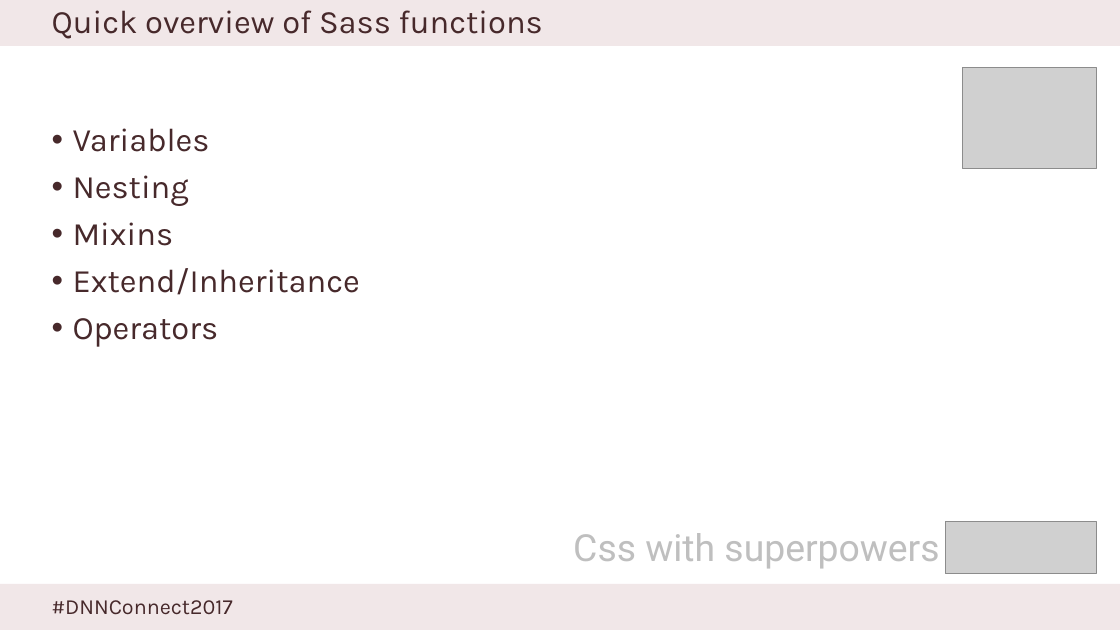
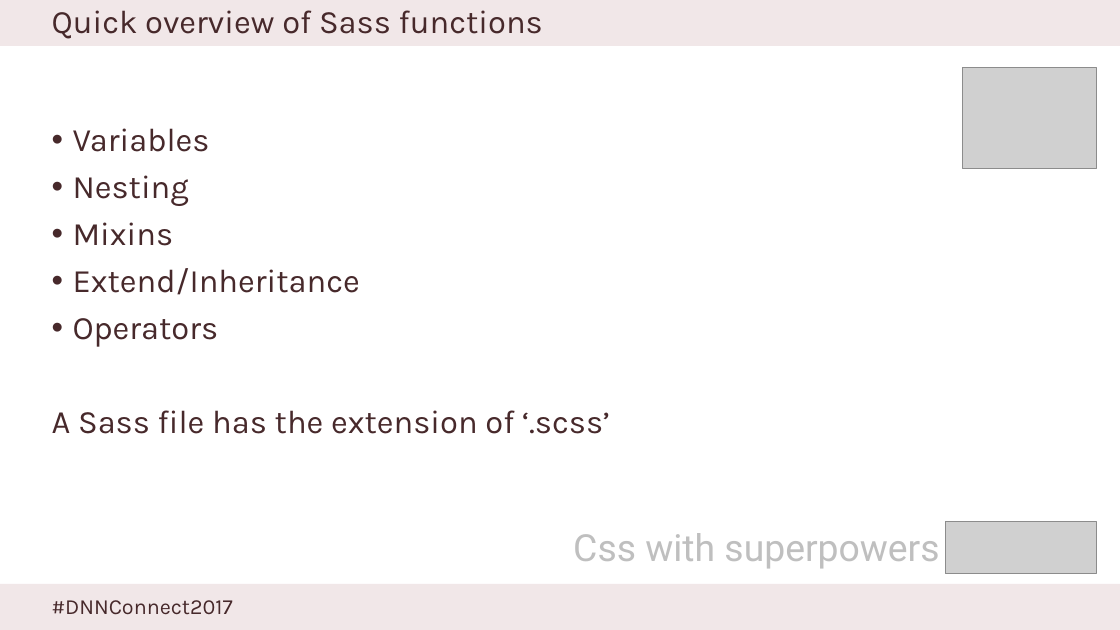
Before and after one commit to dnnconsulting/DnnC.Dnn-Connect-2017-Sass-Theme, a slide deck: slide 8 of Presentation/Simple theme creation using Sass.pptx (slide 7 before the commit). Drawn at 1120x630 pixels with LibreOffice and Linux fonts; fonts in the diff are those of the drawing; grey boxes stand for pictures; background and template pictures are left out. Boxes give left, top, right and bottom in pixels: in the first picture for what was removed or moved away, otherwise in the second. Text is boxed around its words. In the diff, an @@ line names an element or a change of style, - is before the commit and + after.

```diff
--- a/Presentation/Simple theme creation using Sass.pptx
+++ b/Presentation/Simple theme creation using Sass.pptx
@@ text at (52,410,610,434): paragraph added @@
+A Sass file has the extension of ‘.scss’
```
Also in this commit, not shown: 5 other slides changed, 1 slide added.
